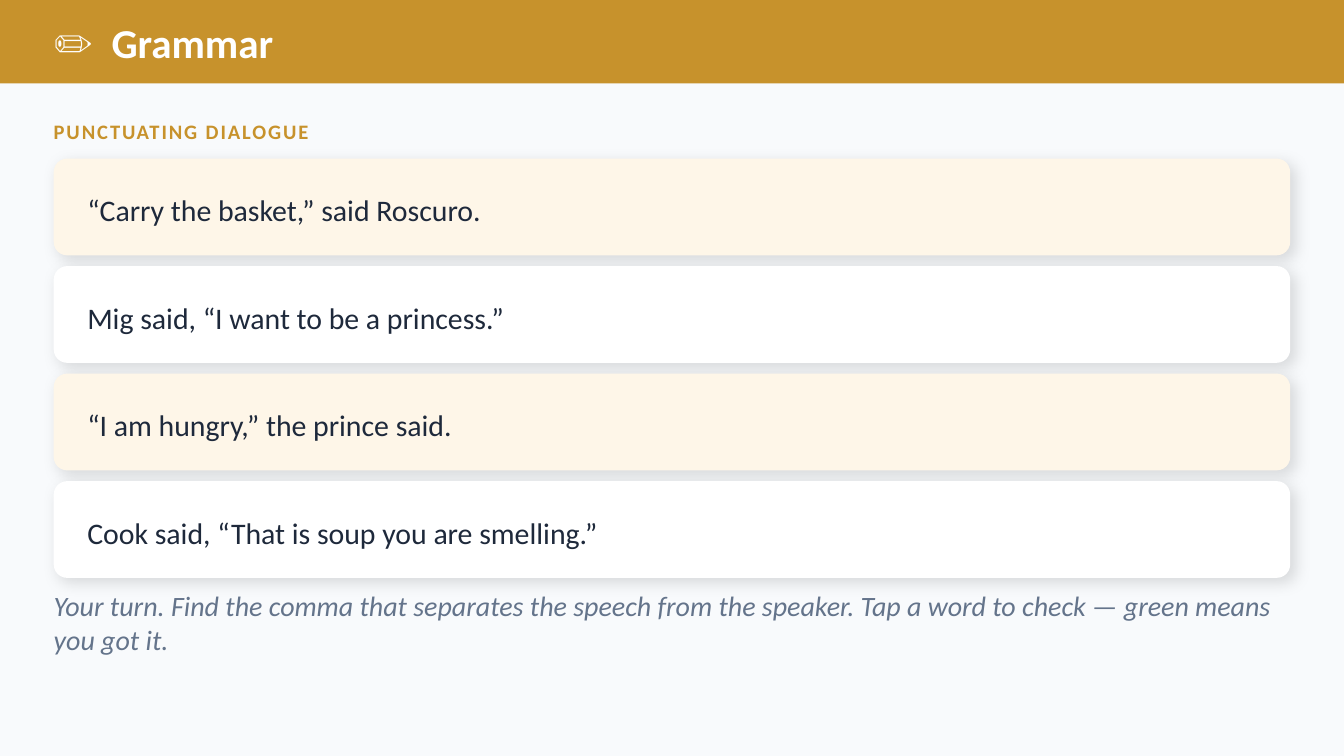
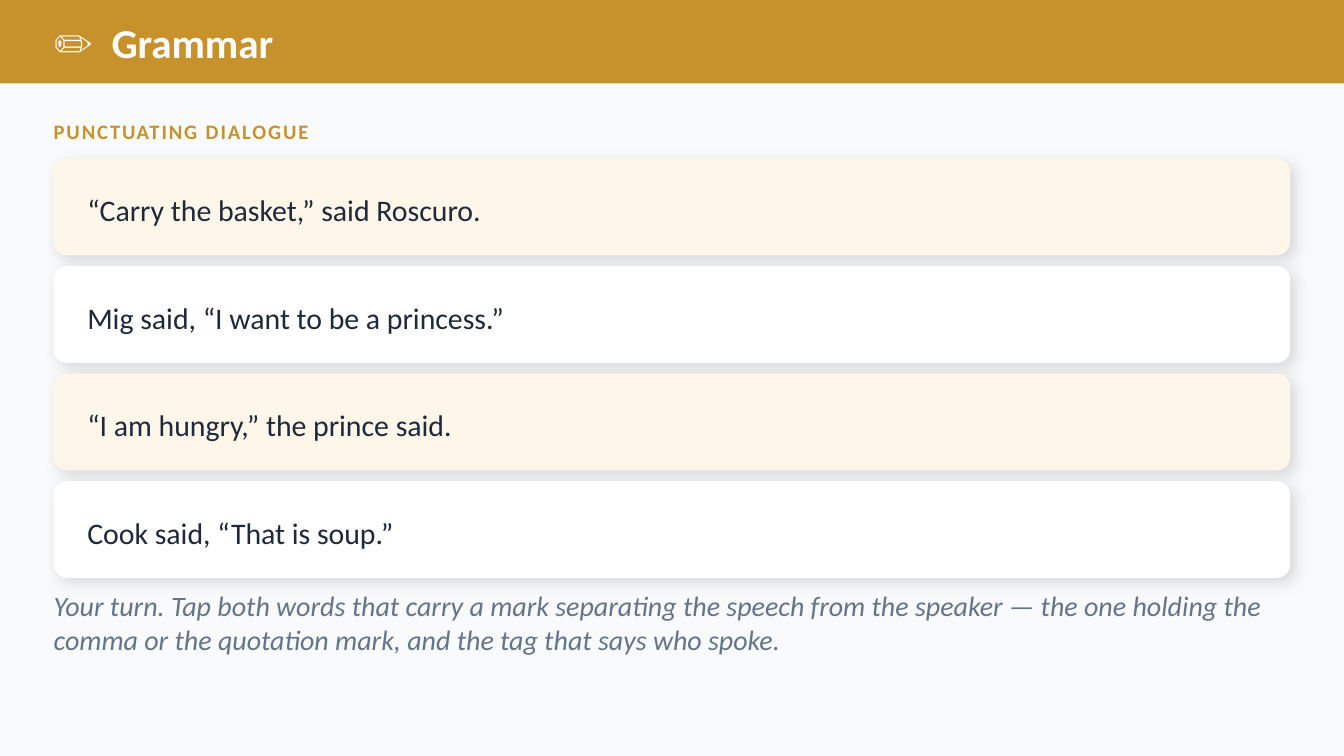
Before and after one commit to optimaondemand/optima-3rd-ela, a slide deck: slide 14 of Planning docs/Slides/lesson-12-2-teacher-slides.pptx (slide 11 before the commit). Drawn at 1344x756 pixels with LibreOffice and Linux fonts; fonts in the diff are those of the drawing. Boxes give left, top, right and bottom in pixels: in the first picture for what was removed or moved away, otherwise in the second. Text is boxed around its words. In the diff, an @@ line names an element or a change of style, - is before the commit and + after.

```diff
--- a/Planning docs/Slides/lesson-12-2-teacher-slides.pptx
+++ b/Planning docs/Slides/lesson-12-2-teacher-slides.pptx
@@ text at (87, 522, 393, 549): text changed @@
-Cook said, “That is soup you are smelling.”
+Cook said, “That is soup.”
@@ text at (54, 596, 1261, 655): text changed @@
-Your turn. Find the comma that separates the speech from the speaker. Tap a word to check — green means you got it.
+Your turn. Tap both words that carry a mark separating the speech from the speaker — the one holding the comma or the quotation mark, and the tag that says who spoke.
```
Also in this commit, not shown: 5 other slides changed, 6 slides added, 3 slides removed, 42 other files.
